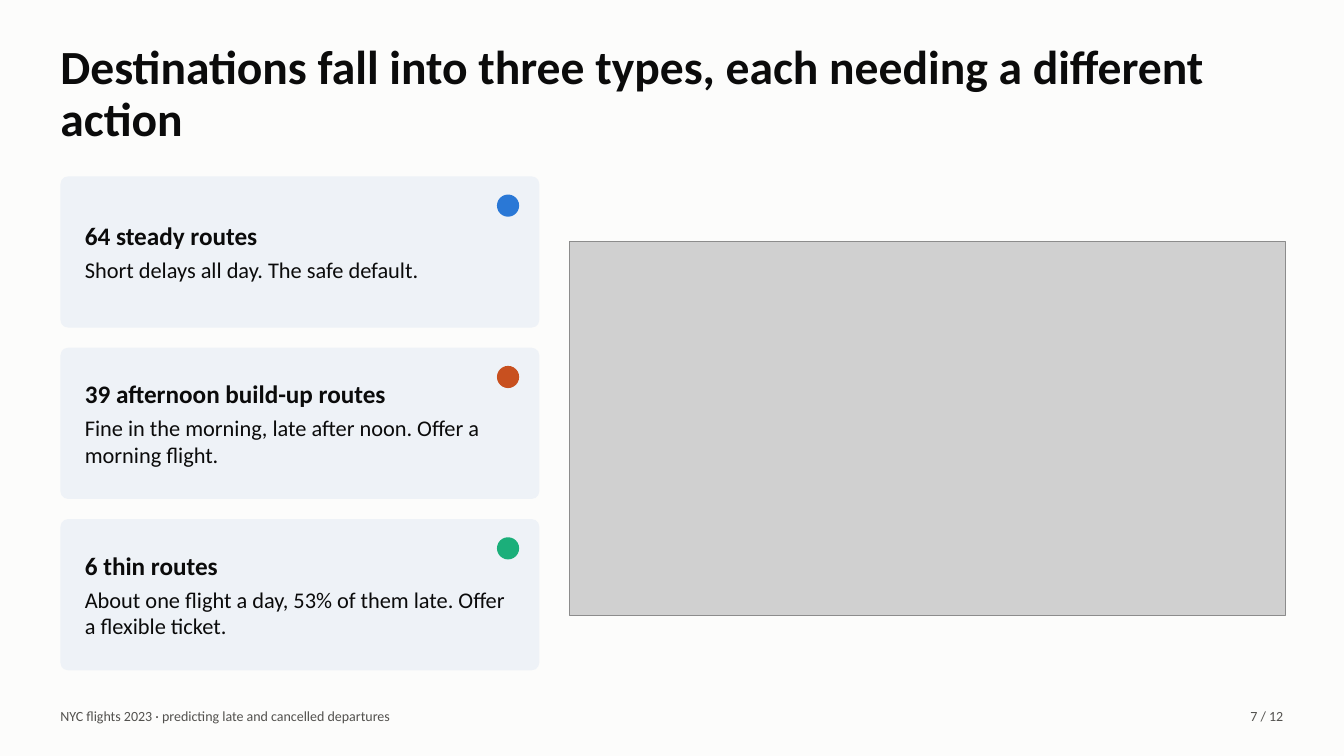
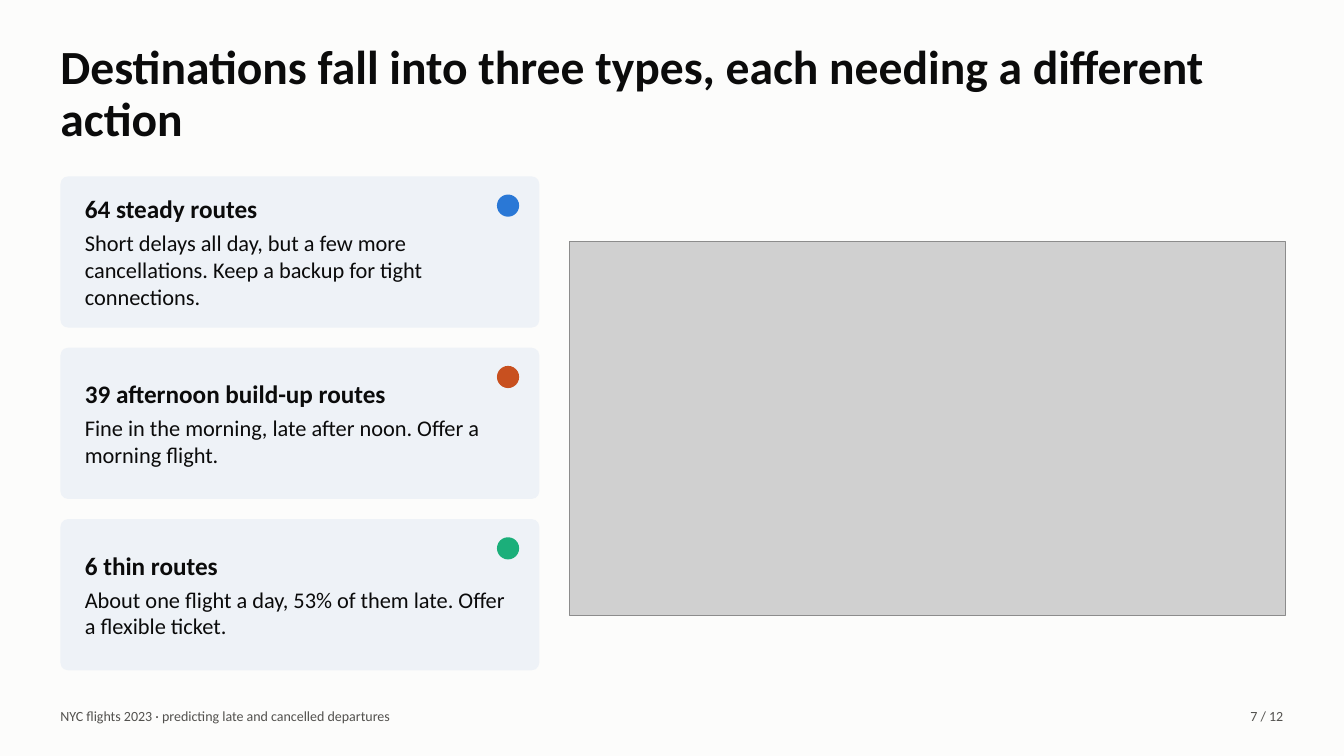
Before and after one commit to bssam99/nyc-flights-2023-delay-prediction, a slide deck: slide 7 of slides/deck.pptx. Drawn at 1344x756 pixels with LibreOffice and Linux fonts; fonts in the diff are those of the drawing; grey boxes stand for pictures. Boxes give left, top, right and bottom in pixels: in the first picture for what was removed or moved away, otherwise in the second. Text is boxed around its words. In the diff, an @@ line names an element or a change of style, - is before the commit and + after.

```diff
--- a/slides/deck.pptx
+++ b/slides/deck.pptx
@@ text in rounded rectangle at [85, 235, 422, 305]: text changed @@
-Short delays all day. The safe default.
+Short delays all day, but a few more cancellations. Keep a backup for tight connections.
```
Also in this commit, not shown: 4 other slides changed, 40 other files.
